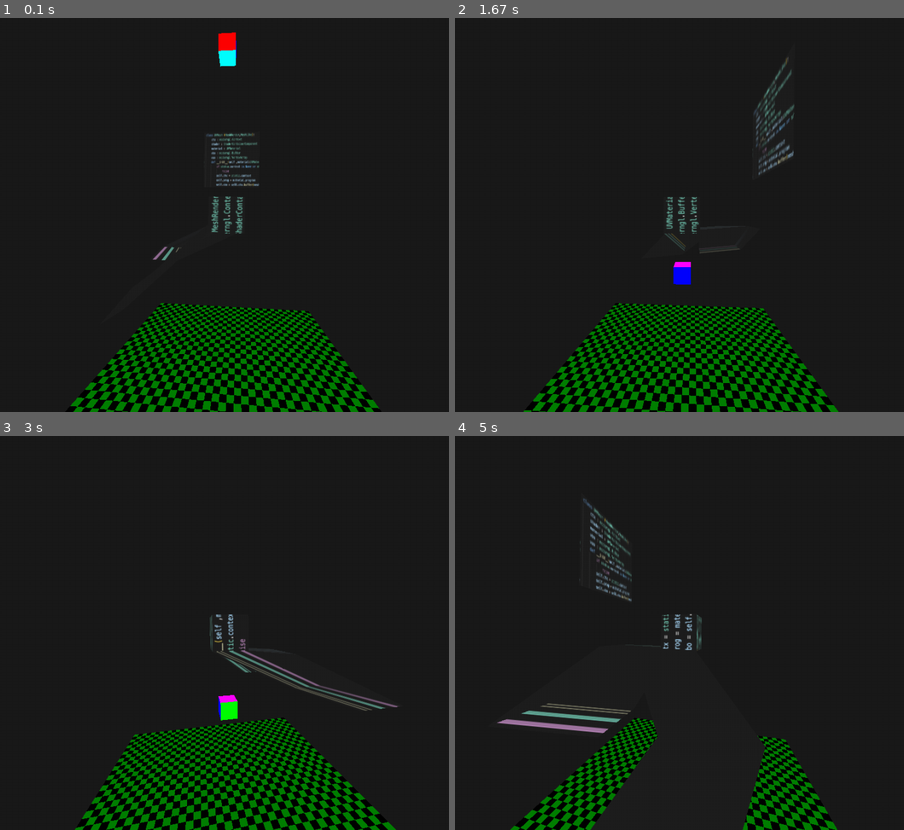
Above: before the commit, frames 1-4 (two rows, left to right).
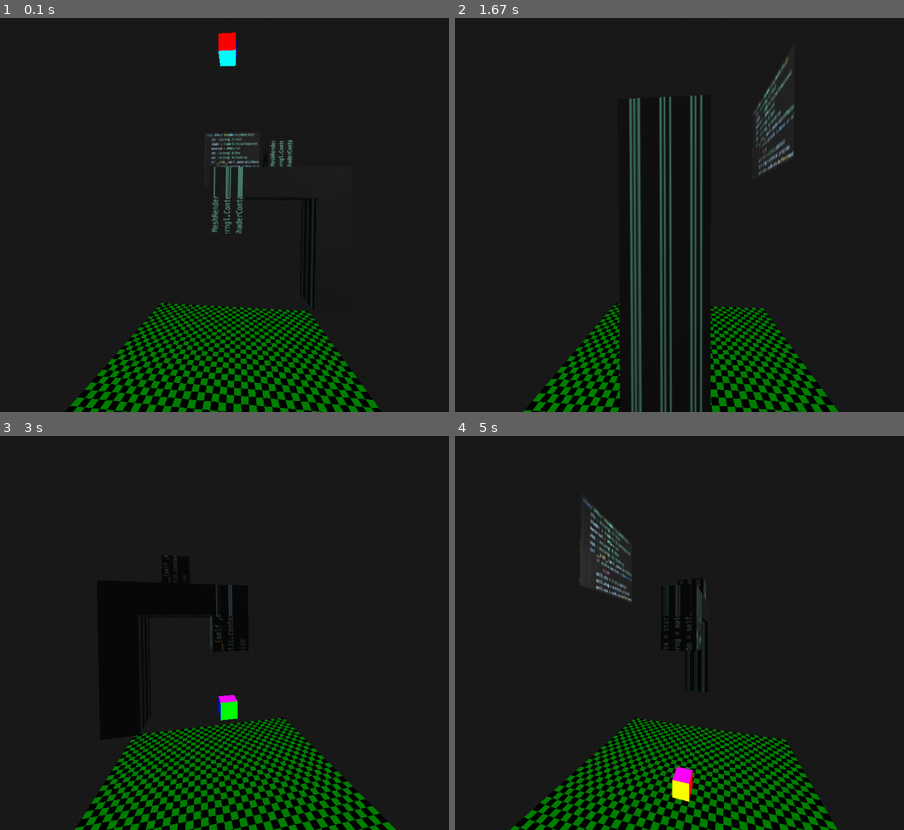
Above: after the commit, the same moments.

Repository: Oshota501/Pygame_Prog
Game: pygame game, started from main.py
Same seed, same stepped clock (60 frames per second), same inputs: the game is played once before the commit and once after it.
Inputs:
- Up to frame 1 (0.1 s): no input
- Up to frame 2 (1.67 s): no input
- Up to frame 3 (3 s): no input
- Up to frame 4 (5 s): no input

The runs differ from the first frame. In frame 1, 0.6% of the frame differs, in the area x 34-66%, y 31-62%; in frame 2, 6.8%; in frame 3, 1.0%; in frame 4, 8.5%, in the area x 9-70%, y 23-100%.

Commit message:
feat : 反射光を実装

Diff:
--- a/PyGame3d/Draw/shader_container.py
+++ b/PyGame3d/Draw/shader_container.py
@@ -1,4 +1,5 @@
 from moderngl import Program,Context
+from PyGame3d.Scene.component import SceneComponent
 from PyGame3d.matrix import Matrix4
 from PyGame3d import matrix
 import PyGame3d.matrix.rotation as rmatrix
@@ -26,9 +27,13 @@
     @abstractmethod
     def send_view_by_camera (self,camera:Camera) -> None :
         pass
+    @abstractmethod
+    def update (self,scene:SceneComponent) -> None :
+        pass
 
 class ShaderContainer (
     ShaderContainerComponent,
+    ABC
 ):
     fragment : str
     vertex : str
@@ -89,15 +94,43 @@
         view_mat = ( trans_mat * rot_mat )
         self.send_uniform("view",view_mat)
         return
+    @abstractmethod
+    def update(self, scene: SceneComponent) -> None:
+        pass
+
+class UVShaderContainer (
+    ShaderContainer
+) :
+    def update(self, scene: SceneComponent) -> None:
+        self.program['light_pos'].value = (10.0, 10.0, 10.0) # type: ignore # 斜め上など
+        self.program['view_pos'].value = scene.get_camera().get_position()   # type: ignore # 現在のカメラ座標
+        self.program['light_color'].value = (1.0, 1.0, 1.0) # type: ignore # 白色の光
 
     @staticmethod
-    def open_path (vertpath:str,fragpath:str) -> ShaderContainer|None :
+    def open_path (vertpath:str,fragpath:str) -> UVShaderContainer|None :
         try :
             with open(vertpath,"r") as vertshader :
                 with open(fragpath,"r") as fragmentshader :
                     vert = vertshader.read()
                     frag = fragmentshader.read()
-                    return ShaderContainer(vert=vert,frag=frag)
+                    return UVShaderContainer(vert=vert,frag=frag)
         except :
             print("Not found shader program text file.")
         return None
+
+class VColorShaderContainer (
+    ShaderContainer
+) :
+    def update(self, scene: SceneComponent) -> None:
+        return
+    @staticmethod
+    def open_path (vertpath:str,fragpath:str) -> VColorShaderContainer|None :
+        try :
+            with open(vertpath,"r") as vertshader :
+                with open(fragpath,"r") as fragmentshader :
+                    vert = vertshader.read()
+                    frag = fragmentshader.read()
+                    return VColorShaderContainer(vert=vert,frag=frag)
+        except :
+            print("Not found shader program text file.")
+        return None
--- a/PyGame3d/Draw/uvmesh.py
+++ b/PyGame3d/Draw/uvmesh.py
@@ -15,6 +15,7 @@
 def load_obj(filename:str) -> np.ndarray:
     vertices:list[list[float]] = [] # v
     tex_coords:list[list[float]] = [] # vt
+    normals:list[list[float]] = []    # vn
 
     # 最終的なGPU用の配列 (x, y, z, u, v)
     final_data :list[float]= []
@@ -34,10 +35,12 @@
                 # v (縦方向) はOpenGLでは上下逆になることが多いので、1.0 - v したりします
                 # いったんそのまま読みます
                 tex_coords.append([float(parts[1]), float(parts[2])])
+            elif parts[0] == 'vn':
+                normals.append([float(parts[1]), float(parts[2]), float(parts[3])])
 
             # 面情報 (f v1/vt1/vn1 ...)
             elif parts[0] == 'f':
-                # [x, y, z, u, v]
+                # [x, y, z, u, v, nx,ny,nz]
                 vert : list[list[float]] = []
                 for i in range(1, len(parts)):
                     vals = parts[i].split('/')
@@ -49,7 +52,13 @@
                     else:
                         uv = [0.0, 0.0] # ダミー
                     # 頂点データ追加
-                    vert.append([xyz[0],xyz[1],xyz[2],uv[0],uv[1]])
+                    if len(vals) > 2 and vals[2] != '':
+                        vn_idx = int(vals[2]) - 1
+                        nm = normals[vn_idx]
+                    else:
+                        # 法線がない場合は適当な値 (例: Y軸上向き)
+                        nm = [0.0, 1.0, 0.0]
+                    vert.append([xyz[0],xyz[1],xyz[2],uv[0],uv[1],nm[0],nm[1],nm[2]])
                 if len(vert) >= 3 :
                     # print(len(vert))
                     for i in range(1, len(vert)-1):
@@ -57,7 +66,7 @@
                         final_data.extend(vert[i])
                         final_data.extend(vert[i+1])
 
-    if len(final_data) % 5 == 0 :
+    if len(final_data) % 8 == 0 :
         # for i in range(int(float(len(final_data)*0.2))) :
         #     print(final_data[i:i+4])
         return np.array(final_data)
@@ -198,9 +207,12 @@
         program = material.program
         if len(mesh_data) == 0 :
             print("Matrix cannot empty")
-            mesh_data = np.array([0,0,0,0,0,0,0,0,0,0,0,0,0,0,0],dtype="f4")
+            mesh_data = np.array([0]*8,dtype="f4")
         self.vbo = self.ctx.buffer(mesh_data.astype("f4").tobytes())
-        content = [(self.vbo, "3f 2f", "in_vert", "in_uv")]
+        content = [
+            # '3f 2f 3f' は floatが 3つ(vert), 2つ(uv), 3つ(norm) という意味
+            (self.vbo, '3f 2f 3f', 'in_vert', 'in_uv', 'in_norm')
+        ]
         self.vao = self.ctx.vertex_array(program, content)
 
     def get_render_obj(self) -> tuple[moderngl.Context, moderngl.Program] | None:
@@ -243,12 +255,12 @@
         material.add_texture(tex,0)
         return UVMesh(material,np.array(
             [
-                0.5,0.5,0.0,1.0,1.0,
-                -0.5,0.5,0.0,0.0,1.0,
-                -0.5,-0.5,0.0,0.0,0.0,
-
-                0.5,0.5,0.0,1.0,1.0,
-                -0.5,-0.5,0.0,0.0,0.0,
-                0.5,-0.5,0.0,1.0,0.0
+                 0.5, 0.5, 0.0,  1.0, 1.0,  0.0, 0.0, 1.0,
+                -0.5, 0.5, 0.0,  0.0, 1.0,  0.0, 0.0, 1.0,
+                -0.5,-0.5, 0.0,  0.0, 0.0,  0.0, 0.0, 1.0,
+
+                 0.5, 0.5, 0.0,  1.0, 1.0,  0.0, 0.0, 1.0,
+                -0.5,-0.5, 0.0,  0.0, 0.0,  0.0, 0.0, 1.0,
+                 0.5,-0.5, 0.0,  1.0, 0.0,  0.0, 0.0, 1.0
             ]
         ,dtype="f4"))
--- a/PyGame3d/Scene/__init__.py
+++ b/PyGame3d/Scene/__init__.py
@@ -1,6 +1,7 @@
 from abc import ABC,abstractmethod
 from typing import Callable, Mapping
 
+from PyGame3d.Draw.shader_container import ShaderContainer
 from PyGame3d.GameObject import ContainerComponent
 from PyGame3d.GameObject.Camera import Camera
 from PyGame3d.GameObject.Collide import CollisionManager
@@ -9,47 +10,12 @@
 
 from pygame.event import Event
 
+from PyGame3d.Scene.component import GameScript, SceneComponent
+
 # signature : oshota
 # Spriteの移動など外部的な処理に使うUpdataとStart
 # PyGame3d.GameObject.SimpleGameObjectと役割が明確に異なっているので注意
-class GameScript (ABC) :
-    @abstractmethod
-    def update (self,delta_time:float) -> None :
-        return
-    @abstractmethod
-    def start (self) -> None :
-        return
 
-class SceneComponent (ABC) :
-    container : GameContainer
-    def __init__(self) -> None:
-        super().__init__()
-        self.container = GameContainer()
-    def get_container(self) -> ContainerComponent:
-        return self.container
-    def add_child(self,object:ContainerComponent) -> None :
-        self.container.add_child(object)
-    @abstractmethod
-    def start (self) -> None :
-        pass
-    @abstractmethod
-    def update (self,delta_time:float) -> None :
-        pass
-    @abstractmethod
-    def get_camera (self) -> Camera :
-        pass
-    @abstractmethod
-    def script_add (self,game_script:GameScript) -> None :
-        pass
-    @abstractmethod
-    def ticker_add (self,func:Callable[[float],None]) -> int :
-        pass
-    @abstractmethod
-    def ticker_remove (self,func_id:int) -> None :
-        pass
-    @abstractmethod
-    def get_event_listener (self) -> list[EventListener] :
-        pass
 class Scene (SceneComponent) :
     camera : Camera
     exe : list[GameScript]
@@ -57,6 +23,7 @@
     ticker : dict[int,Callable[[float],None]]
     _interval_id_top : int
     _manager : CollisionManager
+    shader : list[ShaderContainer ]
     def __init__(self) -> None:
         super().__init__()
         self.camera = Camera ()
@@ -66,6 +33,9 @@
         self.start()
         self._interval_id_top = 0
         self._manager = CollisionManager()
+        from PyGame3d import static
+        if static.uv_mesh is not None and static.vert_color_mesh is not None :
+            self.shader = [static.uv_mesh,static.vert_color_mesh]
     def script_add(self,game_script:GameScript) -> None:
         self.exe.append(game_script)
     def start(self) :
@@ -74,6 +44,8 @@
         for c in self.container.get_child() :
             c.start()
     def update (self,delta_time:float):
+        for shader in self.shader :
+            shader.update(self)
         for e in self.exe :
             e.update(delta_time)
         for c in self.container.get_child() :
--- /dev/null
+++ b/PyGame3d/Scene/component.py
@@ -0,0 +1,45 @@
+from abc import ABC, abstractmethod
+from typing import Callable
+
+from PyGame3d.GameObject import ContainerComponent
+from PyGame3d.GameObject.Camera import Camera
+from PyGame3d.GameObject.Container import GameContainer
+from PyGame3d.Scene.Event import EventListener
+class GameScript (ABC) :
+    @abstractmethod
+    def update (self,delta_time:float) -> None :
+        return
+    @abstractmethod
+    def start (self) -> None :
+        return
+
+class SceneComponent (ABC) :
+    container : GameContainer
+    def __init__(self) -> None:
+        super().__init__()
+        self.container = GameContainer()
+    def get_container(self) -> ContainerComponent:
+        return self.container
+    def add_child(self,object:ContainerComponent) -> None :
+        self.container.add_child(object)
+    @abstractmethod
+    def start (self) -> None :
+        pass
+    @abstractmethod
+    def update (self,delta_time:float) -> None :
+        pass
+    @abstractmethod
+    def get_camera (self) -> Camera :
+        pass
+    @abstractmethod
+    def script_add (self,game_script:GameScript) -> None :
+        pass
+    @abstractmethod
+    def ticker_add (self,func:Callable[[float],None]) -> int :
+        pass
+    @abstractmethod
+    def ticker_remove (self,func_id:int) -> None :
+        pass
+    @abstractmethod
+    def get_event_listener (self) -> list[EventListener] :
+        pass
--- a/PyGame3d/game.py
+++ b/PyGame3d/game.py
@@ -1,11 +1,12 @@
 import pygame
 import moderngl
-from PyGame3d.Scene import SceneComponent,Scene
+from PyGame3d.Scene import Scene
+from PyGame3d.Scene.component import SceneComponent
 import PyGame3d.matrix as matrix
 from abc import ABC , abstractmethod
 import PyGame3d.test as test
 from PyGame3d.vector.Vector2 import Vector2
-from PyGame3d.Draw.shader_container import ShaderContainer, ShaderContainerComponent
+from PyGame3d.Draw.shader_container import ShaderContainer, ShaderContainerComponent,UVShaderContainer,VColorShaderContainer
 import PyGame3d.static  as static
 import time
 
@@ -52,8 +53,8 @@
         self.is_init = False
         self._screen = None
         self.check_performance = check_performance
-        static.uv_mesh = ShaderContainer.open_path("./PyGame3d/shaderprogram/uvcolor.vert","./PyGame3d/shaderprogram/uvcolor.frag")
-        static.vert_color_mesh = ShaderContainer.open_path("./PyGame3d/shaderprogram/vcolor.vert","./PyGame3d/shaderprogram/vcolor.frag")
+        static.uv_mesh = UVShaderContainer.open_path("./PyGame3d/shaderprogram/uvcolor.vert","./PyGame3d/shaderprogram/uvcolor.frag")
+        static.vert_color_mesh = VColorShaderContainer.open_path("./PyGame3d/shaderprogram/vcolor.vert","./PyGame3d/shaderprogram/vcolor.frag")
         if static.uv_mesh is None or static.vert_color_mesh is None :
             raise ValueError("Shader program is not found.")
         self._shader_program = [
--- a/PyGame3d/shaderprogram/uvcolor.frag
+++ b/PyGame3d/shaderprogram/uvcolor.frag
@@ -1,10 +1,37 @@
 #version 330
 
 uniform sampler2D u_texture;
+uniform vec3 light_pos;
+uniform vec3 view_pos;
+uniform vec3 light_color;
 
 in vec2 v_uv;
+in vec3 v_norm;
+in vec3 v_frag_pos;
+
 out vec4 f_color;
 
 void main() {
-    f_color = texture(u_texture, v_uv);
+    vec3 norm = normalize(v_norm);
+    vec3 lightDir = normalize(light_pos - v_frag_pos);
+
+    // 1. Ambient (環境光)
+    float ambientStrength = 0.3;
+    vec3 ambient = ambientStrength * light_color;
+
+    // 2. Diffuse (拡散光)
+    float diff = max(dot(norm, lightDir), 0.0);
+    vec3 diffuse = diff * light_color;
+
+    // 3. Specular (鏡面反射)
+    float specularStrength = 0.5;
+    vec3 viewDir = normalize(view_pos - v_frag_pos);
+    vec3 reflectDir = reflect(-lightDir, norm);
+    float spec = pow(max(dot(viewDir, reflectDir), 0.0), 32); // 32は輝き度（大きいほど鋭いハイライト）
+    vec3 specular = specularStrength * spec * light_color;
+
+    //4
+    vec4 texColor = texture(u_texture, v_uv);
+    vec3 result = (ambient + diffuse + specular) * texColor.rgb;
+    f_color = vec4(result, texColor.a);
 }
--- a/PyGame3d/shaderprogram/uvcolor.vert
+++ b/PyGame3d/shaderprogram/uvcolor.vert
@@ -9,10 +9,16 @@
 
 in vec3 in_vert;
 in vec2 in_uv;
+in vec3 in_norm;
+
 out vec2 v_uv;
+out vec3 v_norm;
+out vec3 v_frag_pos;
 
 void main() {
     mat4 model = model_opt * position * rotation * scale ;
     gl_Position = proj * view * model * vec4(in_vert, 1.0);
+    v_norm = mat3(rotation) * in_norm;
+    v_frag_pos = vec3(model * vec4(in_vert, 1.0));
     v_uv = in_uv;
 }
--- a/PyGame3d/static.py
+++ b/PyGame3d/static.py
@@ -1,12 +1,12 @@
 import moderngl
 from PyGame3d.Scene import Scene
-from PyGame3d.Draw.shader_container import ShaderContainerComponent
+from PyGame3d.Draw.shader_container import VColorShaderContainer,UVShaderContainer
 from PyGame3d.vector import Vector3
 
 
 context : moderngl.Context | None = None
-vert_color_mesh : ShaderContainerComponent | None = None
-uv_mesh : ShaderContainerComponent | None = None
+vert_color_mesh : VColorShaderContainer | None = None
+uv_mesh : UVShaderContainer | None = None
 
 scene : Scene | None = None
 
--- a/main.py
+++ b/main.py
@@ -15,7 +15,7 @@
 cube.position = PyGame3d.Vector3(0,10,0)
 floor = PyGame3d.Floor()
 floor.set_position(PyGame3d.Vector3(0,-10,0))
-useTextureObj = PyGame3d.Sprite3D.obj("./Assets/a.obj","./Assets/tex.png")
+useTextureObj = PyGame3d.Sprite3D.obj("./Assets/u.obj","./Assets/tex.png")
 game.stage.get_camera().position = PyGame3d.Vector3(0,0,10)
 cutting = PyGame3d.CuttingBoad("./Assets/tex.png")
 cutting.position = PyGame3d.Vector3(0,5,-5)
Not shown, removed: Assets/a.mtl
Not shown, removed: Assets/a.obj
